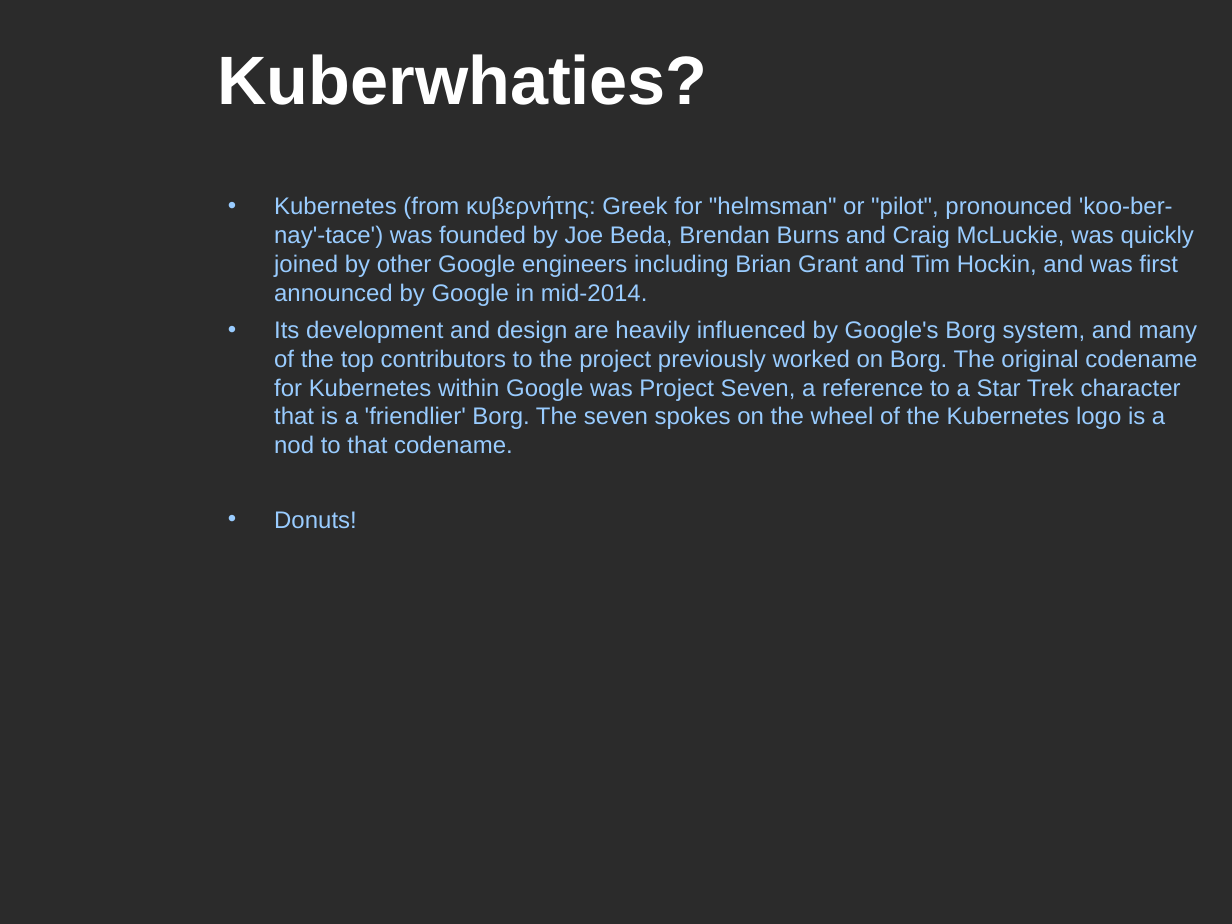
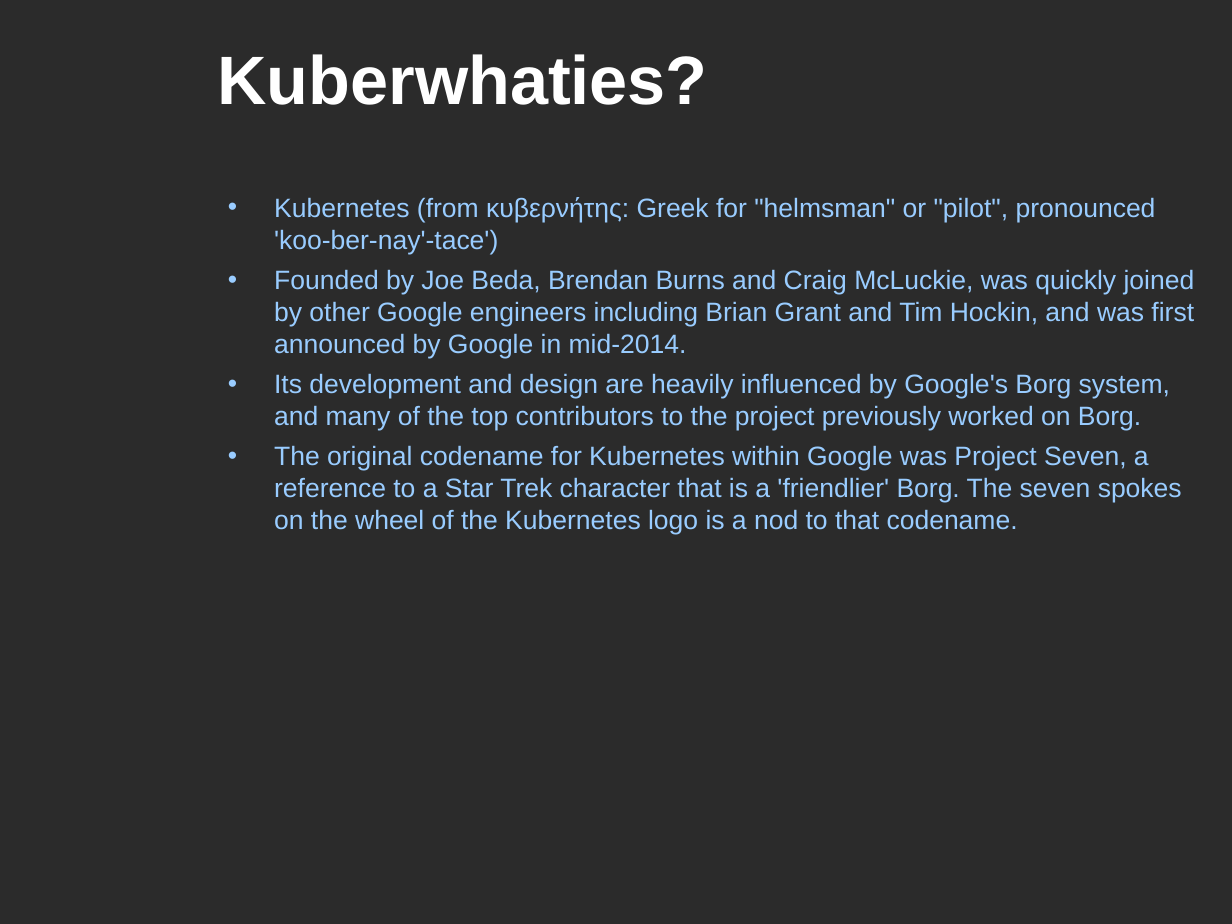
Before and after one commit to mars64/k8s-music-stack, a slide deck: slide 5 of MarcialWhite-Kubernetes101-www.SoFree.us-20170603.ppt. Drawn at 1232x924 pixels with LibreOffice and Linux fonts; fonts in the diff are those of the drawing; background and template pictures are left out; a plain dark background stands for a picture behind light text. Boxes give left, top, right and bottom in pixels: in the first picture for what was removed or moved away, otherwise in the second. Text is boxed around its words. In the diff, an @@ line names an element or a change of style, - is before the commit and + after.

```diff
--- a/MarcialWhite-Kubernetes101-www.SoFree.us-20170603.ppt
+++ b/MarcialWhite-Kubernetes101-www.SoFree.us-20170603.ppt
@@ text at <box>274,197,1195,534</box>: text changed; size 14 to 15.5 pt @@
-• Kubernetes (from κυβερνήτης: Greek for "helmsman" or "pilot", pronounced 'koo-ber-nay'-tace') was founded by Joe Beda, Brendan Burns and Craig McLuckie, was quickly joined by other Google engineers including Brian Grant and Tim Hockin, and was first announced by Google in mid-2014.
-• Its development and design are heavily influenced by Google's Borg system, and many of the top contributors to the project previously worked on Borg. The original codename for Kubernetes within Google was Project Seven, a reference to a Star Trek character that is a 'friendlier' Borg. The seven spokes on the wheel of the Kubernetes logo is a nod to that codename.
-• Donuts!
+• Kubernetes (from κυβερνήτης: Greek for "helmsman" or "pilot", pronounced 'koo-ber-nay'-tace')
+• Founded by Joe Beda, Brendan Burns and Craig McLuckie, was quickly joined by other Google engineers including Brian Grant and Tim Hockin, and was first announced by Google in mid-2014.
+• Its development and design are heavily influenced by Google's Borg system, and many of the top contributors to the project previously worked on Borg.
+• The original codename for Kubernetes within Google was Project Seven, a reference to a Star Trek character that is a 'friendlier' Borg. The seven spokes on the wheel of the Kubernetes logo is a nod to that codename.
```
Also in this commit, not shown: 16 other slides changed, 17 slides added, 1 other file.
